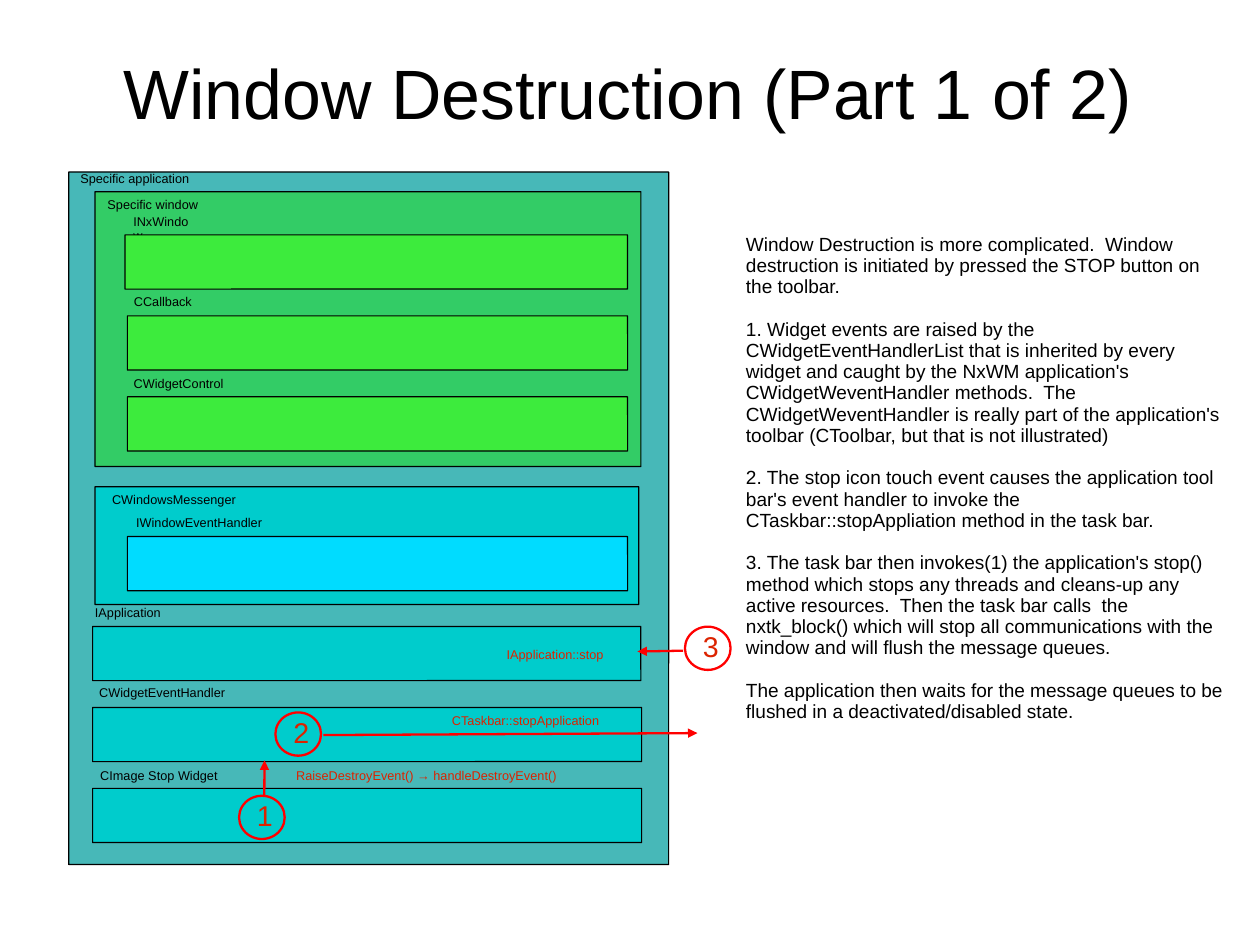
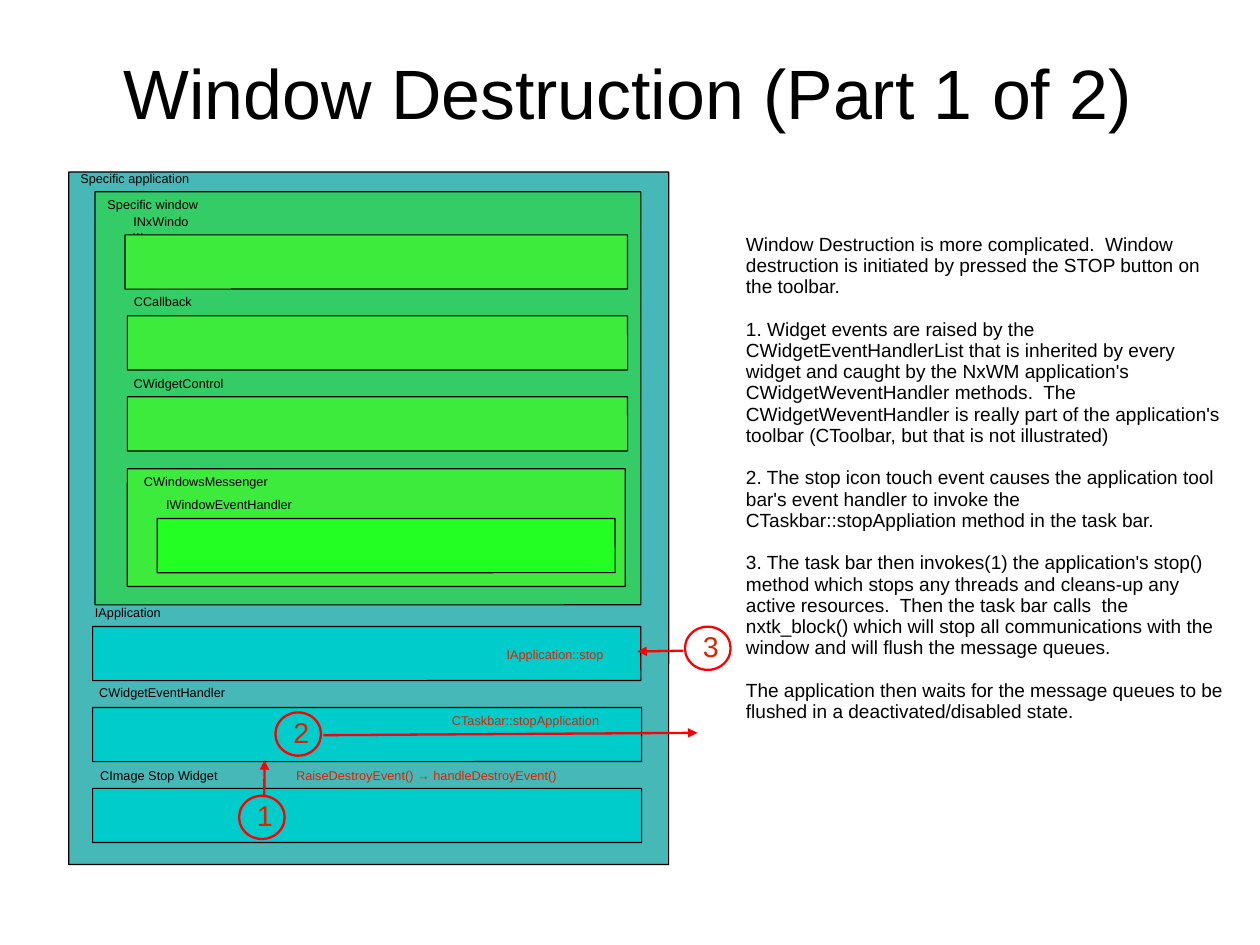
Before and after one commit to gvegidy/NuttX, a slide deck: slide 4 of NxWidgets/nxwm/doc/NxWM-ThreadingModel.ppt. Drawn at 1260x945 pixels with LibreOffice and Linux fonts; fonts in the diff are those of the drawing. Boxes give left, top, right and bottom in pixels: in the first picture for what was removed or moved away, otherwise in the second. Text is boxed around its words. In the diff, an @@ line names an element or a change of style, - is before the commit and + after.

```diff
--- a/NxWidgets/nxwm/doc/NxWM-ThreadingModel.ppt
+++ b/NxWidgets/nxwm/doc/NxWM-ThreadingModel.ppt
@@ rounded rectangle resized from (x1=95, y1=192, x2=641, y2=466) to (x1=95, y1=192, x2=641, y2=605) @@
@@ rounded rectangle resized from (x1=95, y1=487, x2=639, y2=605) to (x1=127, y1=469, x2=625, y2=587) @@
@@ rounded rectangle at (x1=127, y1=469, x2=625, y2=587): fill #00CCCC to #3DEB3D @@
@@ text "CWindowsMessenger" moved from (x1=112, y1=495, x2=236, y2=507) to (x1=144, y1=476, x2=268, y2=489) @@
@@ text "IWindowEventHandler" moved from (x1=136, y1=518, x2=262, y2=527) to (x1=166, y1=499, x2=292, y2=509) @@
@@ rounded rectangle resized from (x1=127, y1=536, x2=628, y2=590) to (x1=158, y1=519, x2=616, y2=573) @@
@@ rounded rectangle at (x1=158, y1=519, x2=616, y2=573): fill #00DCFF to #23FF23 @@
```
Also in this commit, not shown: 2 other slides changed, 12 other files.
